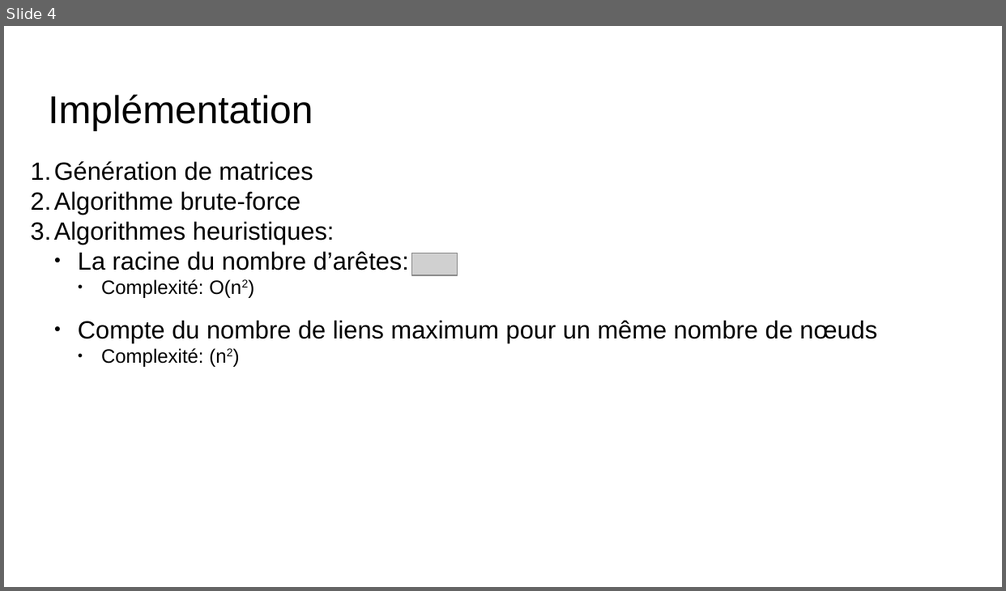
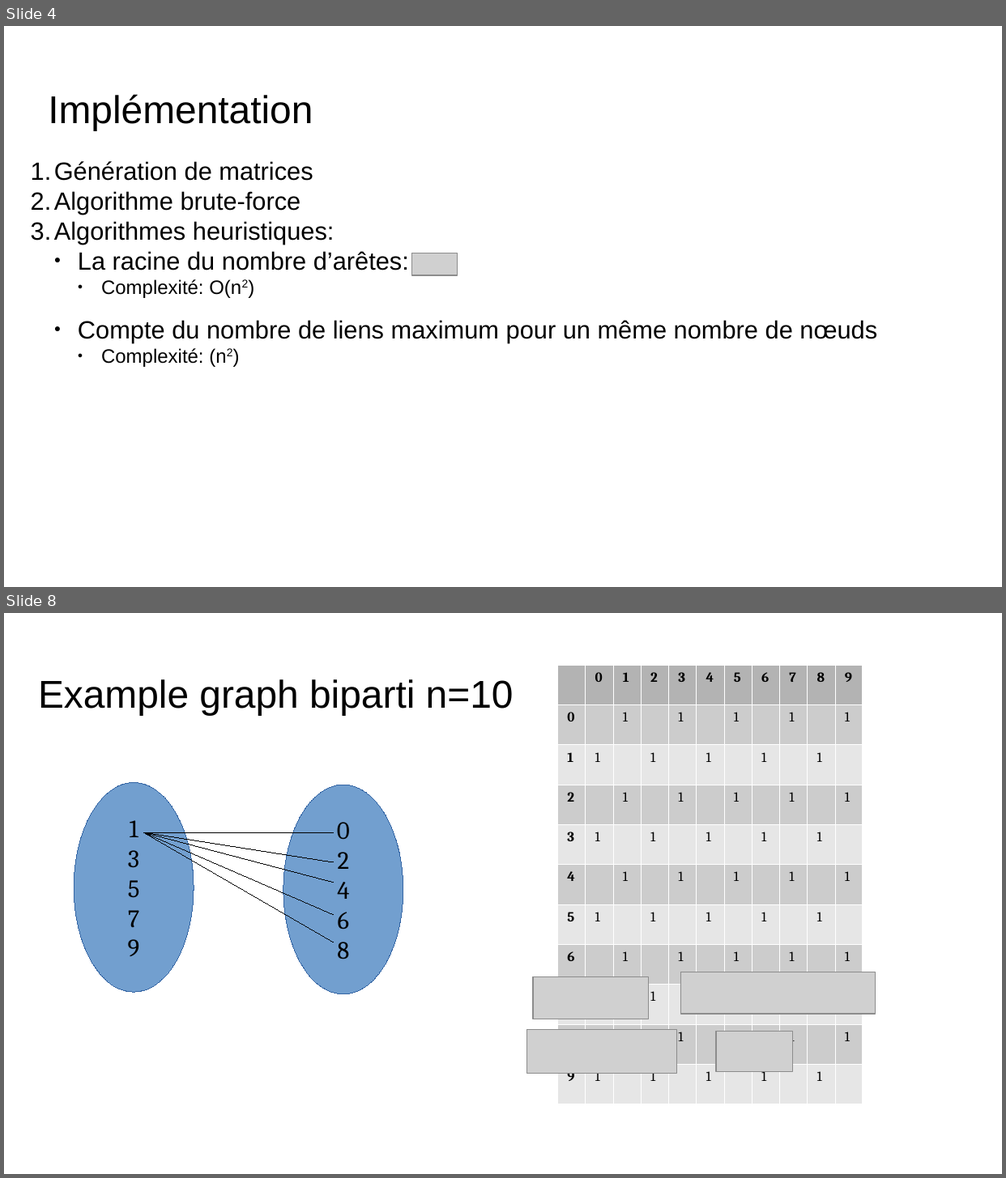
Before and after one commit to claudiosousa/hepia-projects-Math_S6_TP1, a slide deck: TP1 Math.odp. Shown one above the other, each under a label of ours: slide 4 before the commit, slides 4 and 8 after it; the slides between them are not shown. The pictures are 1006x591 and 1006x1178 pixels, drawn with LibreOffice and Linux fonts; fonts in the diff are those of the drawing; grey boxes stand for pictures. Boxes give left, top, right and bottom in pixels: in the first picture for what was removed or moved away, otherwise in the second. Text is boxed around its words. In the diff, an @@ line names an element or a change of style, - is before the commit and + after.

Commit message:
slides

```diff
--- a/TP1 Math.odp
+++ b/TP1 Math.odp
@@ slide 8 added at [4,613,1002,1174], background #FFFFFF @@
@@ title added at [38,679,513,715], 28 pt, text #000000 @@
+Example graph biparti n=10
@@ table added at [558,665,864,1084], 11 rows, 11 columns @@
+ | 0 | 1 | 2 | 3 | 4 | 5 | 6 | 7 | 8 | 9
+0 |  | 1 |  | 1 |  | 1 |  | 1 |  | 1
+1 | 1 |  | 1 |  | 1 |  | 1 |  | 1 | 
+2 |  | 1 |  | 1 |  | 1 |  | 1 |  | 1
+3 | 1 |  | 1 |  | 1 |  | 1 |  | 1 | 
+4 |  | 1 |  | 1 |  | 1 |  | 1 |  | 1
+5 | 1 |  | 1 |  | 1 |  | 1 |  | 1 | 
+6 |  | 1 |  | 1 |  | 1 |  | 1 |  | 1
+7 | 1 |  | 1 |  | 1 |  | 1 |  | 1 | 
+8 |  | 1 |  | 1 |  | 1 |  | 1 |  | 1
+9 | 1 |  | 1 |  | 1 |  | 1 |  | 1 | 
@@ ellipse added at [74,782,194,992], fill #729FCF, outline #3465A4 0 pt, 18 pt, text #000000 @@
+1
+3
+5
+7
+9
@@ ellipse added at [283,785,403,995], fill #729FCF, outline #3465A4 0 pt, 18 pt, text #000000 @@
+0
+2
+4
+6
+8
@@ line added from (334, 833) to (143, 833), #000000 0 pt @@
@@ line added from (334, 862) to (143, 833), #000000 0 pt @@
@@ line added from (334, 883) to (143, 833), #000000 0 pt @@
@@ line added from (334, 943) to (143, 833), #000000 0 pt @@
@@ line added from (334, 914) to (143, 833), #000000 0 pt @@
@@ picture added at [680,973,874,1014] @@
@@ picture added at [533,977,649,1020] @@
@@ picture added at [527,1029,676,1073] @@
@@ picture added at [715,1031,792,1072] @@
```
Also in this commit, not shown: 1 slide changed.
